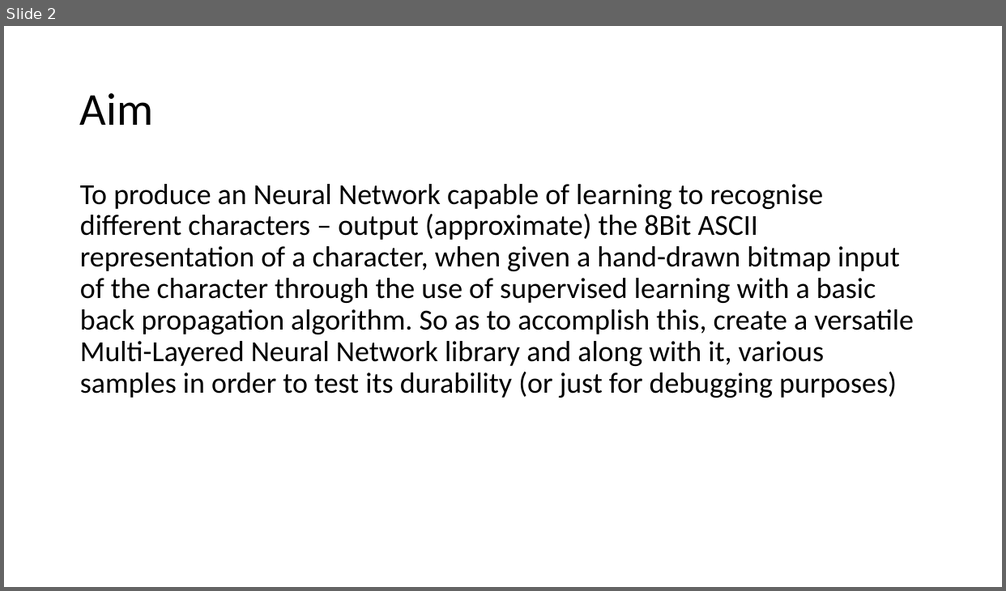
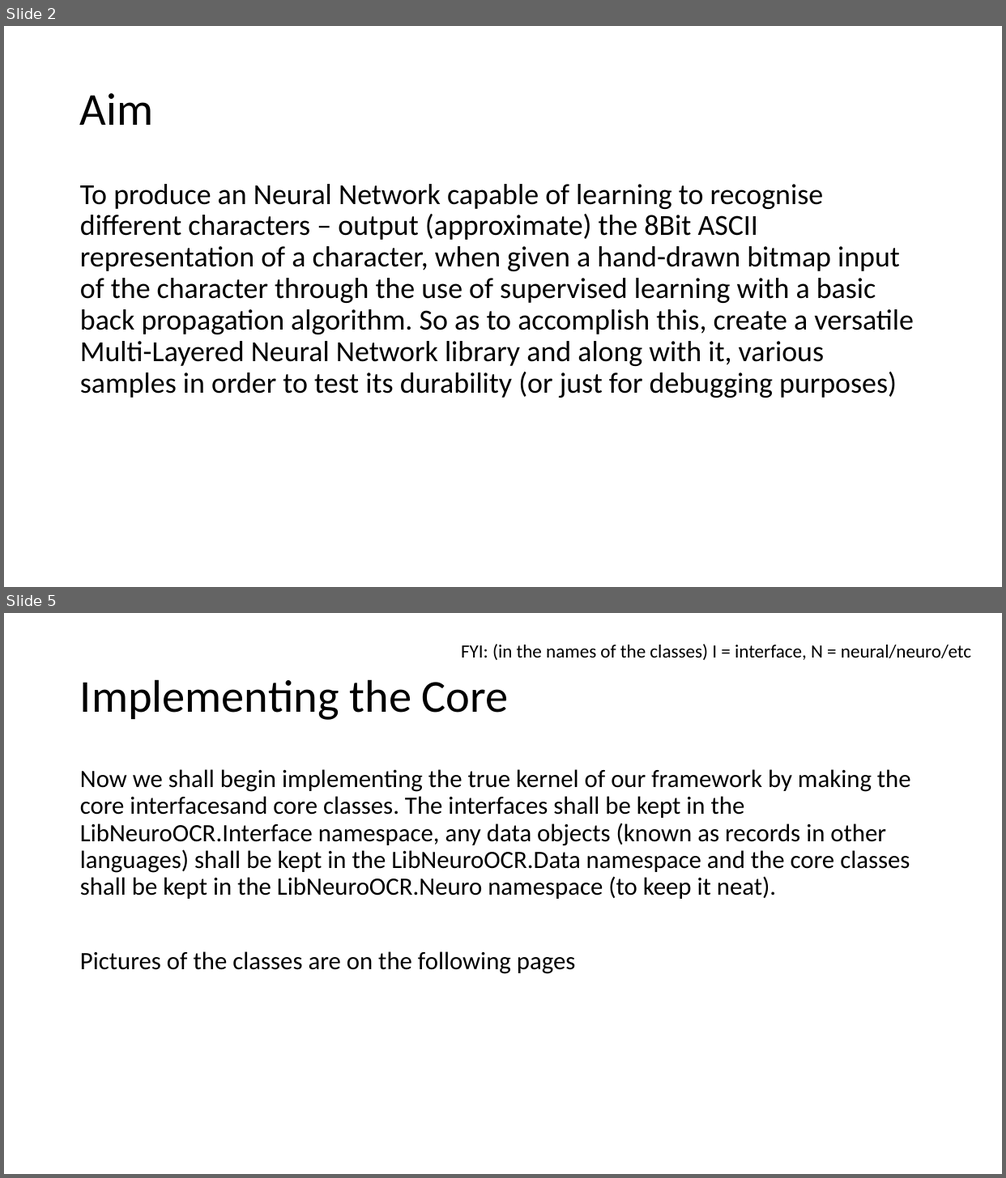
Before and after one commit to PixelZerg/NeuroOCR, a slide deck: NeuroOCR-DevelopmentDocumentation.pptx. Shown one above the other, each under a label of ours: slide 2 before the commit, slides 2 and 5 after it; the slides between them are not shown. The pictures are 1006x591 and 1006x1178 pixels, drawn with LibreOffice and Linux fonts; fonts in the diff are those of the drawing. Boxes give left, top, right and bottom in pixels: in the first picture for what was removed or moved away, otherwise in the second. Text is boxed around its words. In the diff, an @@ line names an element or a change of style, - is before the commit and + after.

Commit message:
Some Core Implementation

```diff
--- a/NeuroOCR-DevelopmentDocumentation.pptx
+++ b/NeuroOCR-DevelopmentDocumentation.pptx
@@ slide 5 added at [4, 613, 1002, 1174], background #FFFFFF @@
@@ text added at [461, 644, 971, 660], 18 pt, text #000000 @@
+FYI: (in the names of the classes) I = interface, N = neural/neuro/etc
@@ title added at [80, 679, 509, 720], 44 pt, text #000000 @@
+Implementing the Core
@@ text added at [80, 769, 911, 974], 24 pt, text #000000 @@
+Now we shall begin implementing the true kernel of our framework by making the core interfacesand core classes. The interfaces shall be kept in the LibNeuroOCR.Interface namespace, any data objects (known as records in other languages) shall be kept in the LibNeuroOCR.Data namespace and the core classes shall be kept in the LibNeuroOCR.Neuro namespace (to keep it neat).
+Pictures of the classes are on the following pages
```
Also in this commit, not shown: 1 slide changed, 7 other slides added, 11 other files.
